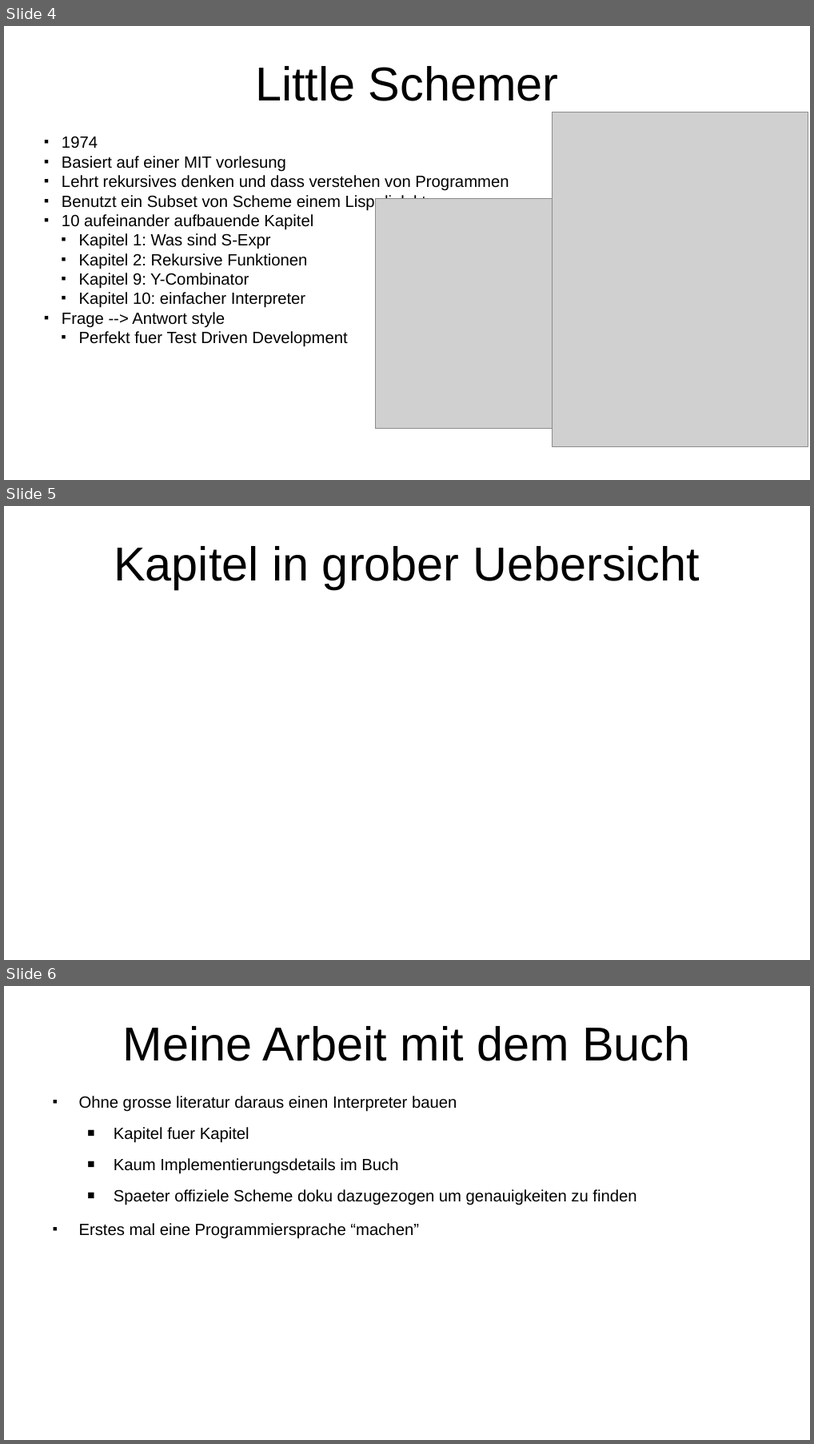
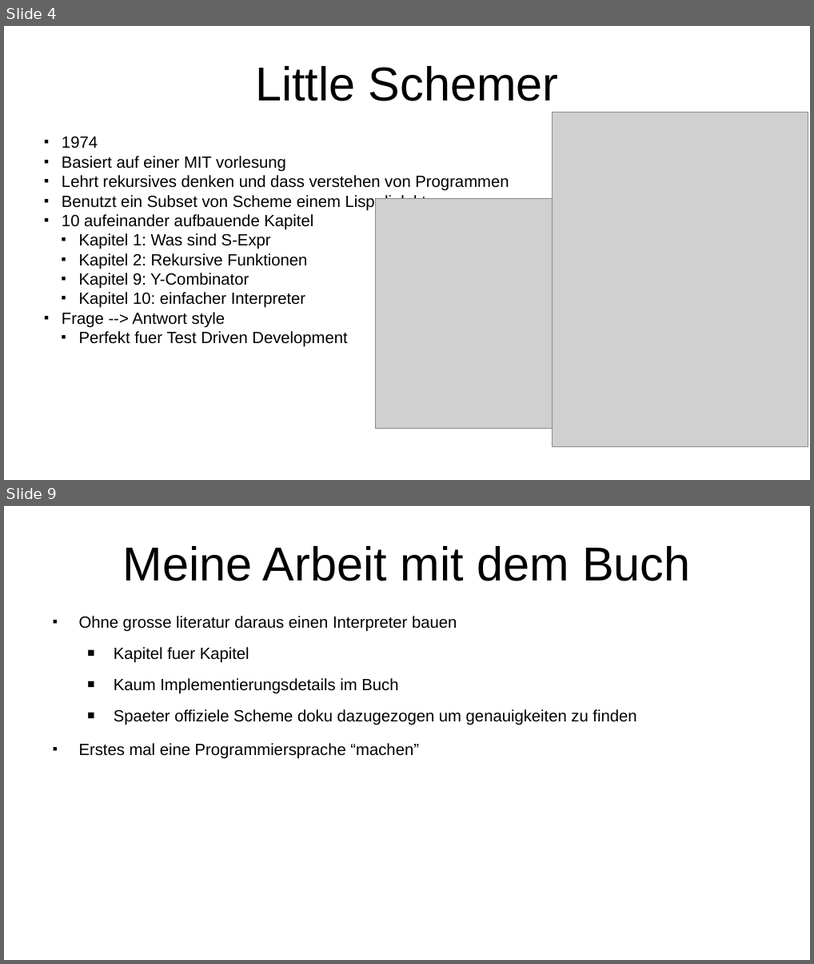
Before and after one commit to Iquiji/little-schemer-talk, a slide deck: Talk Engineering Day 2-6-2022.odp. Shown one above the other, each under a label of ours: slides 4, 5 and 6 before the commit, slides 4 and 9 after it; the slides between them are not shown. The pictures are 814x1444 and 814x964 pixels, drawn with LibreOffice and Linux fonts; fonts in the diff are those of the drawing; grey boxes stand for pictures. Boxes give left, top, right and bottom in pixels: in the first picture for what was removed or moved away, otherwise in the second. Text is boxed around its words. In the diff, an @@ line names an element or a change of style, - is before the commit and + after.

```diff
--- a/Talk Engineering Day 2-6-2022.odp
+++ b/Talk Engineering Day 2-6-2022.odp
@@ slide 5 removed at box(4, 506, 810, 960), background #FFFFFF @@
@@ title removed at box(114, 546, 700, 589) @@
-Kapitel in grober Uebersicht
@@ what was slide 6 is now slide 9 @@
```
Also in this commit, not shown: 6 slides changed, 4 slides added, 1 other slide removed.
